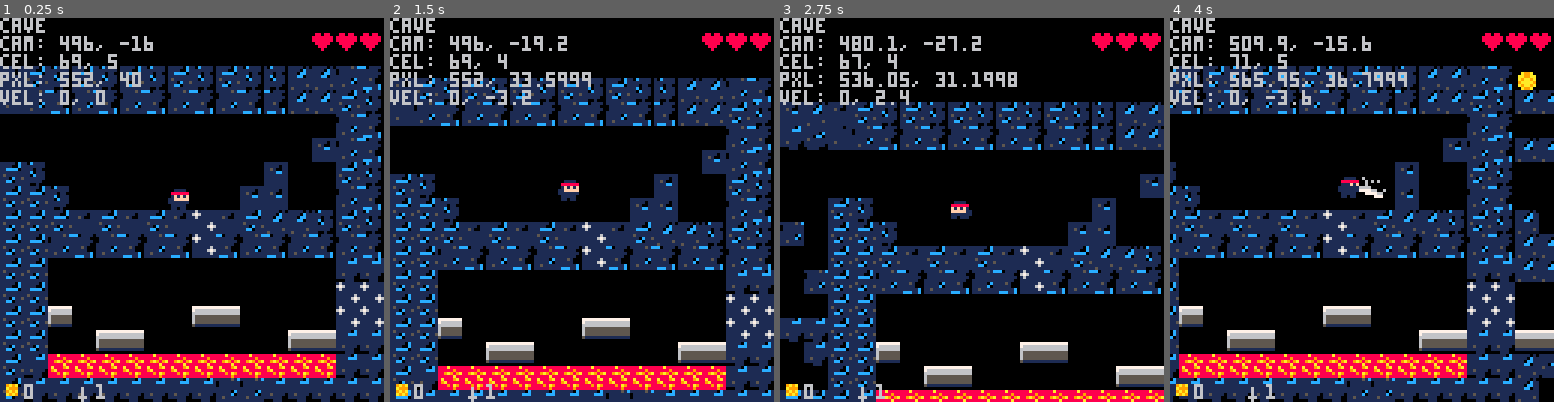
Above: before the commit, frames 1-4 (left to right).
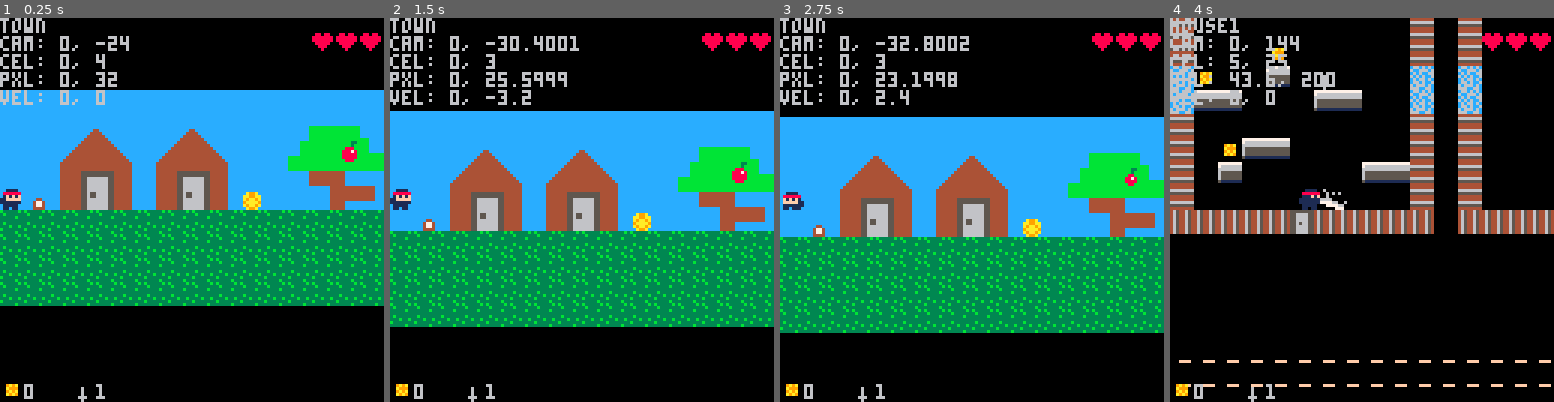
Above: after the commit, the same moments.

Repository: gubblebozer/pico8
Game: PICO-8 cartridge kylen1.p8
The game is run twice, just before and just after one commit, with the same random seed, the same clock (stepped at 60 frames per second) and the same inputs.
Inputs:
- Up to frame 1 (0.25 s): no input
- Up to frame 2 (1.5 s): tap O (Z key) at 0.33, 0.7, 1.43 s; tap X (X key) at 1.07 s
- Up to frame 3 (2.75 s): hold Left 1.97-2.37 s; tap X (X key) at 2.07, 2.4, 2.73 s; tap O (Z key) at 2.22 s; hold Down from 2.42 s (still down)
- Up to frame 4 (4 s): release Down at 2.82 s; hold Right 2.87-3.53 s; tap X (X key) at 3.07, 3.4, 3.73 s; tap O (Z key) at 3.1, 3.98 s; hold Up from 3.58 s (still down)

The runs differ from the first frame. In frame 1, 77% of the frame differs, in the area x 0-100%, y 0-100%; in frame 2, 76%; in frame 3, 68%; in frame 4, 53%.

Commit message:
Set camera viewport after motion.  Fixes #1.

Diff:
--- a/kylen1.p8
+++ b/kylen1.p8
@@ -63,8 +63,8 @@
  x=36*8, y=9*8,
  w=nil, h=nil,
  cx=32*8, cy=10*8,
- -- sx=37*8, sy=16*8,
- sx=69*8,sy=5*8,
+ sx=37*8, sy=16*8,
+ --sx=69*8,sy=5*8,
  dx1=36*8,dx2=127*8,
  dy1=0,dy2=31*8,
 }
@@ -381,9 +381,9 @@
  end
 
  settle_obj(g)
- camera_move(g.x,g.y,g.vx,g.vy)
  g.x=tx
  g.y=ty
+ camera_move(g.x,g.y,g.vx,g.vy)
 
  g.cx=round(g.x/8)
  g.cy=round(g.y/8)
@@ -534,7 +534,7 @@
 end
 
 function reset()
- room_set(4)
+ room_set(1)
  sfx(001)
  g.life=3
  g.lava=false
